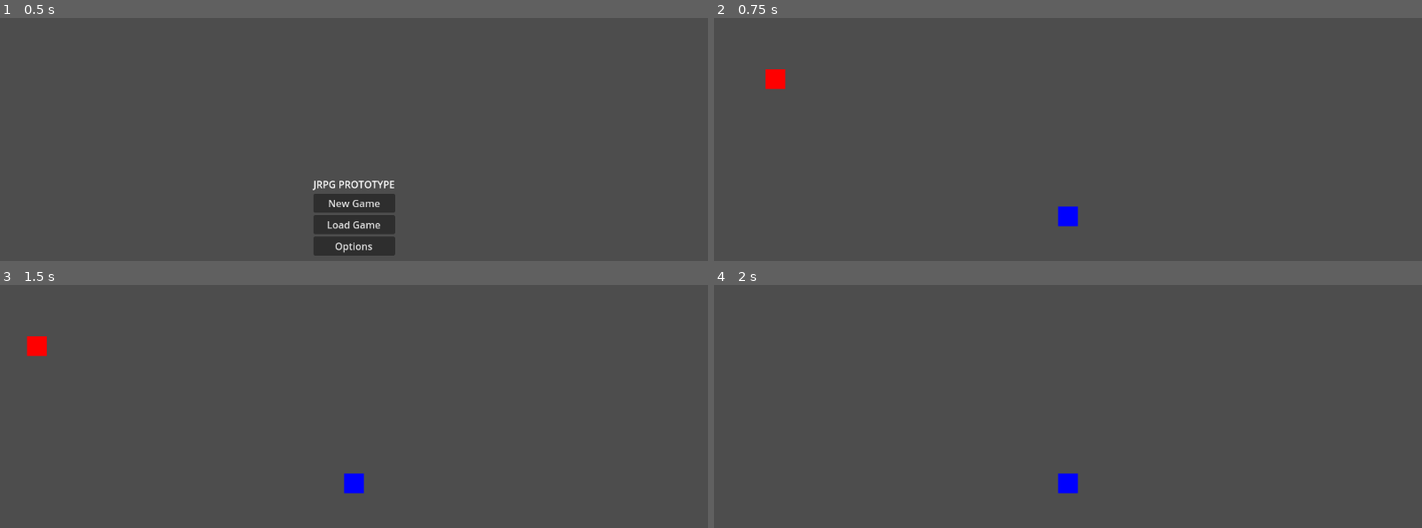
Above: before the commit, frames 1-4 (two rows, left to right).
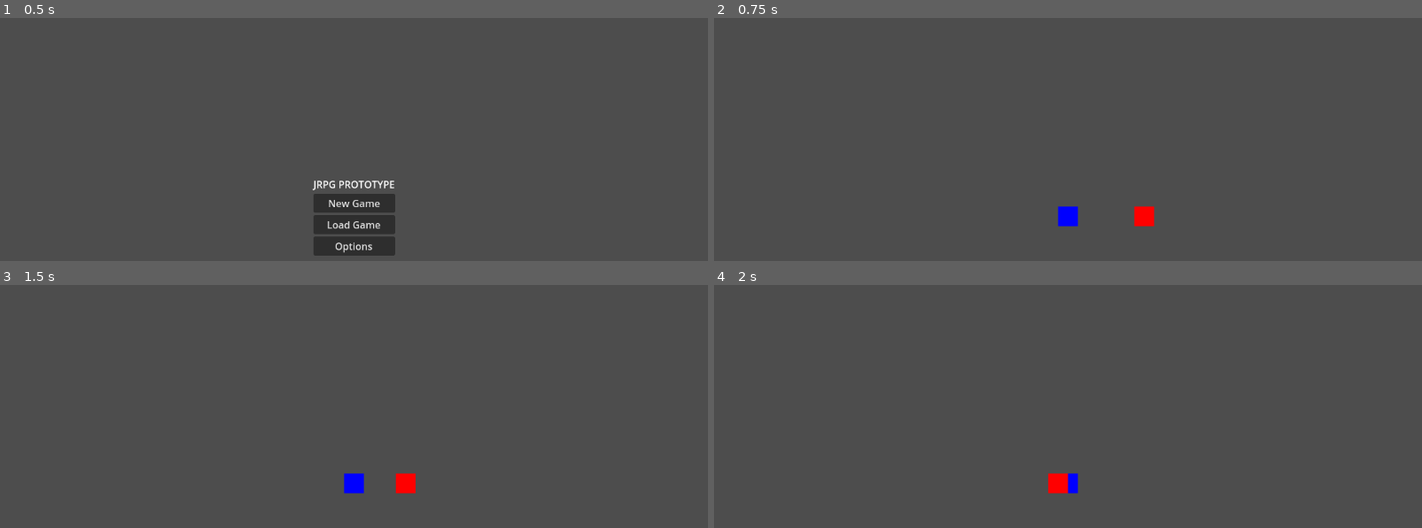
Above: after the commit, the same moments.

Repository: BautistaBravo/Podridapp
Game: Godot game, scene res://scenes/Main.tscn
Two runs of this game, one before a commit and one after it. Both use one fixed random seed, a clock stepped at 60 frames per second and the inputs below.
Inputs:
- Up to frame 1 (0.5 s): no input
- Up to frame 2 (0.75 s): click "New Game" at 0.5 s
- Up to frame 3 (1.5 s): tap Enter (ui_accept) at 1.25 s; hold Right (ui_right) from 1.28 s (still down)
- Up to frame 4 (2 s): keep holding Right (ui_right); tap Enter (ui_accept) at 1.52 s

Frame 1 is identical in both runs. In frame 2, 0.5% of the frame differs, in the area x 7-63%, y 21-86%; in frame 3, 0.5%; in frame 4, 0.2%.

Commit message:
Implement Goblin placement and Battle UI positioning
- Updated `OverworldManager.gd` to place the debug Goblin at (700, 324), making it clearly visible to the right of the player.
- Updated `BattleUI.tscn` to include separate `PlayerContainer` (left) and `EnemyContainer` (right) for positioning combatants.
- Updated `BattleUI.gd` to dynamically generate UI panels for players and enemies in their respective containers during the Battle SETUP phase.
- This ensures that upon interacting with the Goblin, the battle scene opens with the combatants visually separated on each side.

Diff:
--- a/scenes/BattleUI.tscn
+++ b/scenes/BattleUI.tscn
@@ -2,7 +2,7 @@
 
 [ext_resource type="Script" path="res://scripts/managers/BattleUI.gd" id="1_battleui"]
 
-[node name="BattleUI" type="Control" node_paths=PackedStringArray("status_label", "action_menu")]
+[node name="BattleUI" type="Control" node_paths=PackedStringArray("status_label", "action_menu", "player_container", "enemy_container")]
 layout_mode = 3
 anchors_preset = 15
 anchor_right = 1.0
@@ -12,11 +12,15 @@
 script = ExtResource("1_battleui")
 status_label = NodePath("Panel/StatusLabel")
 action_menu = NodePath("ActionMenu")
+player_container = NodePath("PlayerContainer")
+enemy_container = NodePath("EnemyContainer")
 
 [node name="Panel" type="Panel" parent="."]
-layout_mode = 0
-offset_right = 1152.0
-offset_bottom = 120.0
+layout_mode = 1
+anchors_preset = 10
+anchor_right = 1.0
+offset_bottom = 80.0
+grow_horizontal = 2
 
 [node name="StatusLabel" type="Label" parent="Panel"]
 layout_mode = 1
@@ -32,6 +36,34 @@
 grow_horizontal = 2
 grow_vertical = 2
 text = "Waiting..."
+horizontal_alignment = 1
+
+[node name="PlayerContainer" type="VBoxContainer" parent="."]
+layout_mode = 1
+anchors_preset = 4
+anchor_top = 0.5
+anchor_bottom = 0.5
+offset_left = 100.0
+offset_top = -100.0
+offset_right = 300.0
+offset_bottom = 100.0
+grow_vertical = 2
+alignment = 1
+
+[node name="EnemyContainer" type="VBoxContainer" parent="."]
+layout_mode = 1
+anchors_preset = 6
+anchor_left = 1.0
+anchor_top = 0.5
+anchor_right = 1.0
+anchor_bottom = 0.5
+offset_left = -300.0
+offset_top = -100.0
+offset_right = -100.0
+offset_bottom = 100.0
+grow_horizontal = 0
+grow_vertical = 2
+alignment = 1
 
 [node name="ActionMenu" type="VBoxContainer" parent="."]
 visible = false
--- a/scripts/managers/BattleUI.gd
+++ b/scripts/managers/BattleUI.gd
@@ -4,6 +4,8 @@
 # References to UI elements
 @export var status_label: Label
 @export var action_menu: Control
+@export var player_container: Control
+@export var enemy_container: Control
 
 var battle_manager: BattleManager
 
@@ -23,19 +25,67 @@
 
 func _on_battle_state_changed(new_state):
 	match new_state:
+		BattleManager.BattleState.SETUP:
+			update_status("Setting up Battle...")
+			generate_combatant_visuals(battle_manager.player_party, battle_manager.enemy_party)
 		BattleManager.BattleState.PLAYER_TURN:
 			update_status("Player Turn")
 			if action_menu: action_menu.visible = true
-			# show_action_menu()
 		BattleManager.BattleState.ENEMY_TURN:
 			update_status("Enemy Turn")
 			if action_menu: action_menu.visible = false
-			# hide_action_menu()
 		BattleManager.BattleState.VICTORY:
 			update_status("Victory!")
 		BattleManager.BattleState.DEFEAT:
 			update_status("Defeat!")
 
+func generate_combatant_visuals(players: Array, enemies: Array):
+	# Clear existing
+	if player_container:
+		for child in player_container.get_children():
+			child.queue_free()
+	if enemy_container:
+		for child in enemy_container.get_children():
+			child.queue_free()
+
+	# Create Player Visuals
+	if player_container:
+		for p in players:
+			var panel = create_combatant_panel(p, Color(0.2, 0.2, 0.8))
+			player_container.add_child(panel)
+
+	# Create Enemy Visuals
+	if enemy_container:
+		for e in enemies:
+			var panel = create_combatant_panel(e, Color(0.8, 0.2, 0.2))
+			enemy_container.add_child(panel)
+
+func create_combatant_panel(combatant, color: Color) -> Panel:
+	var panel = Panel.new()
+	panel.custom_minimum_size = Vector2(150, 60)
+
+	# Background style
+	var style = StyleBoxFlat.new()
+	style.bg_color = color
+	panel.add_theme_stylebox_override("panel", style)
+
+	var vbox = VBoxContainer.new()
+	vbox.layout_mode = 1 # Anchors Layout
+	vbox.anchors_preset = 15 # Full Rect
+	panel.add_child(vbox)
+
+	var name_lbl = Label.new()
+	name_lbl.text = combatant.unit_name
+	name_lbl.horizontal_alignment = HORIZONTAL_ALIGNMENT_CENTER
+	vbox.add_child(name_lbl)
+
+	var hp_lbl = Label.new()
+	hp_lbl.text = "HP: %d/%d" % [combatant.current_health, combatant.max_health]
+	hp_lbl.horizontal_alignment = HORIZONTAL_ALIGNMENT_CENTER
+	vbox.add_child(hp_lbl)
+
+	return panel
+
 # Simulate button press
 func on_attack_button_pressed(target_index: int):
 	print("UI: Attack button pressed for target index ", target_index)
--- a/scripts/overworld/OverworldManager.gd
+++ b/scripts/overworld/OverworldManager.gd
@@ -65,12 +65,13 @@
 
 func setup_debug_world():
 	# Create a goblin
-	var goblin = WorldEntity.new("goblin_1", "Goblin", Vector2(100, 100))
+	# Placing it to the right of the player (Player is at 576, 324)
+	var goblin = WorldEntity.new("goblin_1", "Goblin", Vector2(700, 324))
 
 	# Add to scene tree as sibling of player if possible
 	if player and player.get_parent():
 		player.get_parent().add_child(goblin)
 		add_entity(goblin)
-		print("Debug World Setup: Goblin added at (100, 100)")
+		print("Debug World Setup: Goblin added at (700, 324)")
 	else:
 		print("Error: Player parent not found, cannot add entities to scene.")
